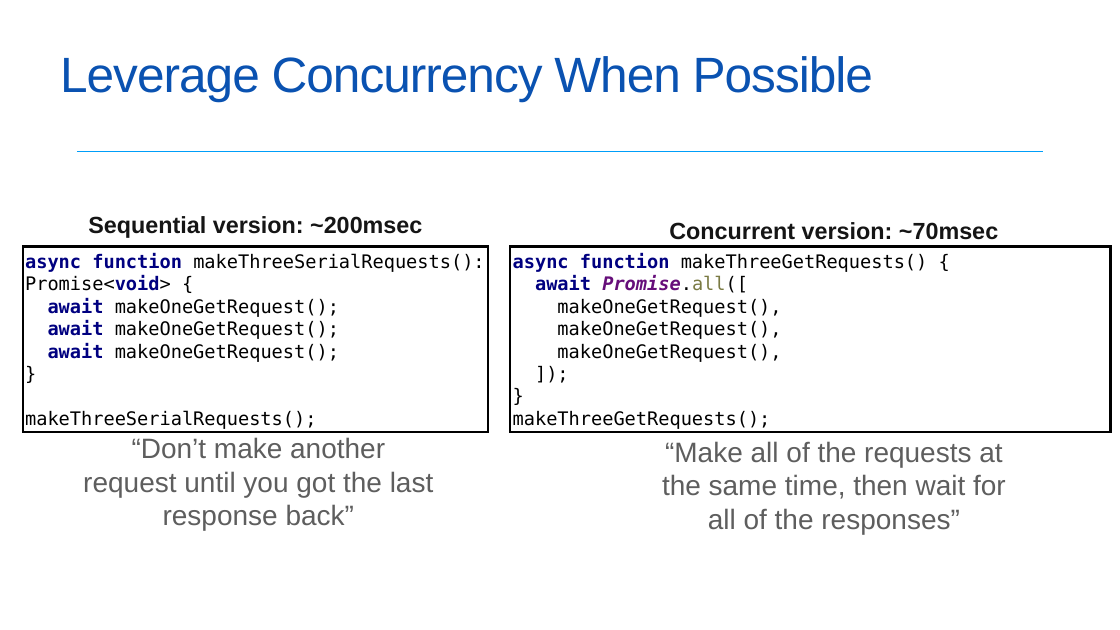
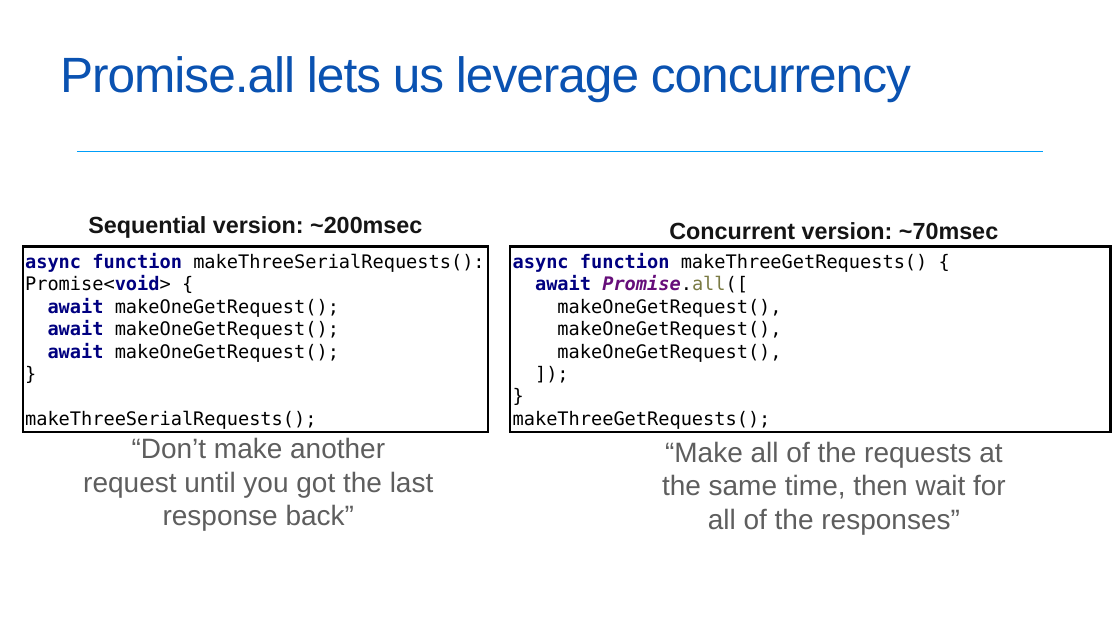
Before and after one commit to neu-se/CS4530-Spring-2022, a slide deck: slide 8 of Slides/Lesson 4.2 Asynchronous Programming.pptx (slide 10 before the commit). Drawn at 1120x630 pixels with LibreOffice and Linux fonts; fonts in the diff are those of the drawing. Boxes give left, top, right and bottom in pixels: in the first picture for what was removed or moved away, otherwise in the second. Text is boxed around its words. In the diff, an @@ line names an element or a change of style, - is before the commit and + after.

Commit message:
revised L4.2

```diff
--- a/Slides/Lesson 4.2 Asynchronous Programming.pptx
+++ b/Slides/Lesson 4.2 Asynchronous Programming.pptx
@@ title at (60,56,911,101): text changed @@
-Leverage Concurrency When Possible
+Promise.all lets us leverage concurrency
```
Also in this commit, not shown: 5 other slides changed, 8 slides added, 1 slide removed.
